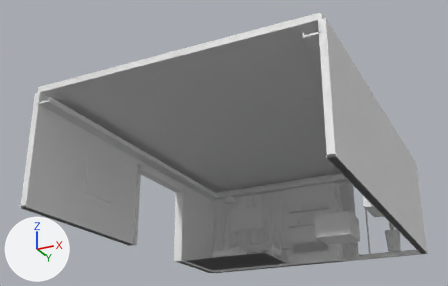
An edit to the glTF model assets/3d/room-a.glb, drawn before and after from the same camera.
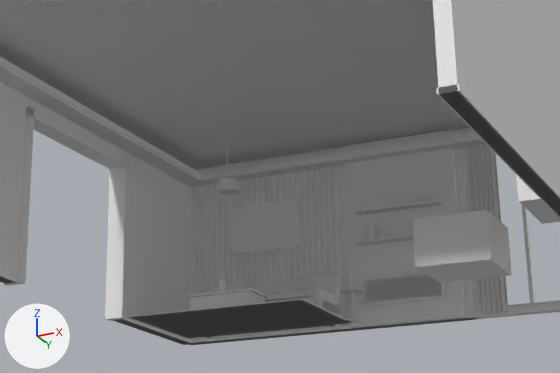
Old and new are each drawn whole from a 50 mm lens placed at (8.15, -19.64, -4.86), pointed at (-0.65, -2.02, 3.06) and again close up on the part from 28% to 85% of the width and 40% to 100% of the height. Arrows for +X, +Y and +Z are at lower left; the lights stay in place. The older version's two pictures come first. Where no turn or scale is listed for an object, it has been applied to the vertices. Vertices at exactly the same position are counted once.

The first close-up shows 'Atlas_A_q'.
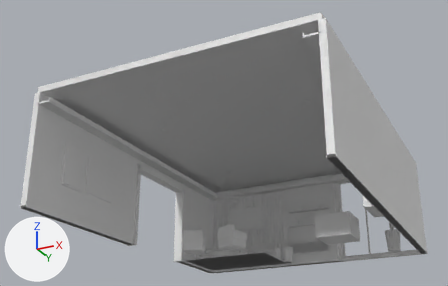
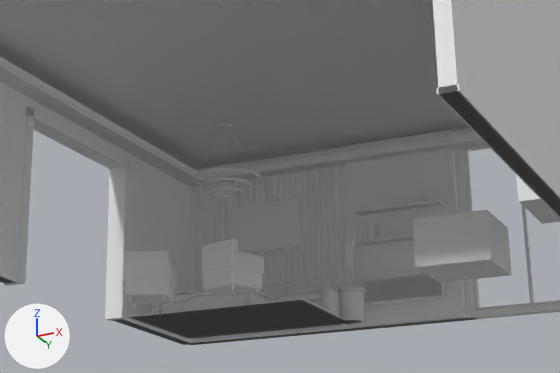
The change, as a list of edits to the scene's bpy script:
```text
Change me_atlas_a:
    used by ob_atlas_a_q; location = (-0.03, -1.19, 1.9)
    remove me_atlas_a.from_pydata(...)  # 11466 vertices, 22084 faces; spans x -4.65..4.65, y -5.81..5.81, z -1.9..1.9
    add me_atlas_a.from_pydata(...)  # 18806 vertices, 36576 faces; spans x -4.65..4.65, y -5.81..5.81, z -1.9..1.9
    me_atlas_a part 1: the loose piece of 216 vertices spanning x -3.34..-2.9, y 4.99..5.23, z -1.33..-0.91 is moved by (-0.15, 0.03, -0.06)
    me_atlas_a part 2: the loose piece of 216 vertices spanning x -3.87..-3.65, y 4.42..5.36, z -1.9..-1.3 is copied, and the copy is multiplied about its middle by the matrix ((0.598, -0.263, 0.0), (0.218, 0.722, 0.0), (0.0, 0.0, 0.519)), then moved by (0.82, -2.83, 0.2); it spans x -3.12..-2.77, y 1.71..2.41, z -1.56..-1.24
    me_atlas_a part 3: the loose piece of 216 vertices spanning x -1.29..-1.07, y 4.42..5.36, z -1.9..-1.3 is copied, and the copy is multiplied about its middle by the matrix ((0.598, 0.263, 0.0), (-0.218, 0.722, 0.0), (0.0, 0.0, 0.519)), then moved by (-0.16, -3.07, 0.2); it spans x -1.52..-1.17, y 1.47..2.17, z -1.56..-1.24
    me_atlas_a part 4: a new loose piece, a torus around z (ring radius 0.44, tube radius 0.022) spanning x -2.932..-2.008, y 2.928..3.852, z 0.499..0.541
    me_atlas_a part 5: a new loose piece, a 32-sided cut cone along z (radius 0.2 at the low end, 0.24 at the high end) spanning x -0.96..-0.48, y 4.8..5.28, z -1.9..-1.28
    me_atlas_a part 6: the loose piece of 100 vertices spanning x 1.53..2.09, y 5.42..5.57, z -1.87..1.58 is deleted
    me_atlas_a part 7: 12 vertices moved within x -2.72..-2.22, y 3.14..3.64, z 0.38; 1267 vertices removed from x -3.87..-1.07, y 3.13..5.4, z -1.9..1.7; 5179 vertices added at x -4.09..-0.45, y 1.46..5.41, z -1.85..0.64
    other edits to the shape of me_atlas_a do not show in these pictures
```

Boxes [x1, y1, x2, y2] around the edits, measured in the close-ups (560 x 373 px; the box of a moved part takes in the faces that stretch with it):
part 1 of me_atlas_a, moved or reshaped (not visible afterwards)
    before: [227, 282, 248, 291]
part 2 of me_atlas_a, added
    after: [166, 262, 176, 288]
part 3 of me_atlas_a, added
    after: [231, 250, 264, 274]
part 4 of me_atlas_a, added
    after: [203, 177, 252, 192]
part 5 of me_atlas_a, added
    after: [338, 286, 364, 324]
part 6 of me_atlas_a, deleted
    before: [465, 132, 509, 315]
part 7 of me_atlas_a, built on
    before: [190, 125, 340, 338]
    after: [125, 170, 360, 316]
